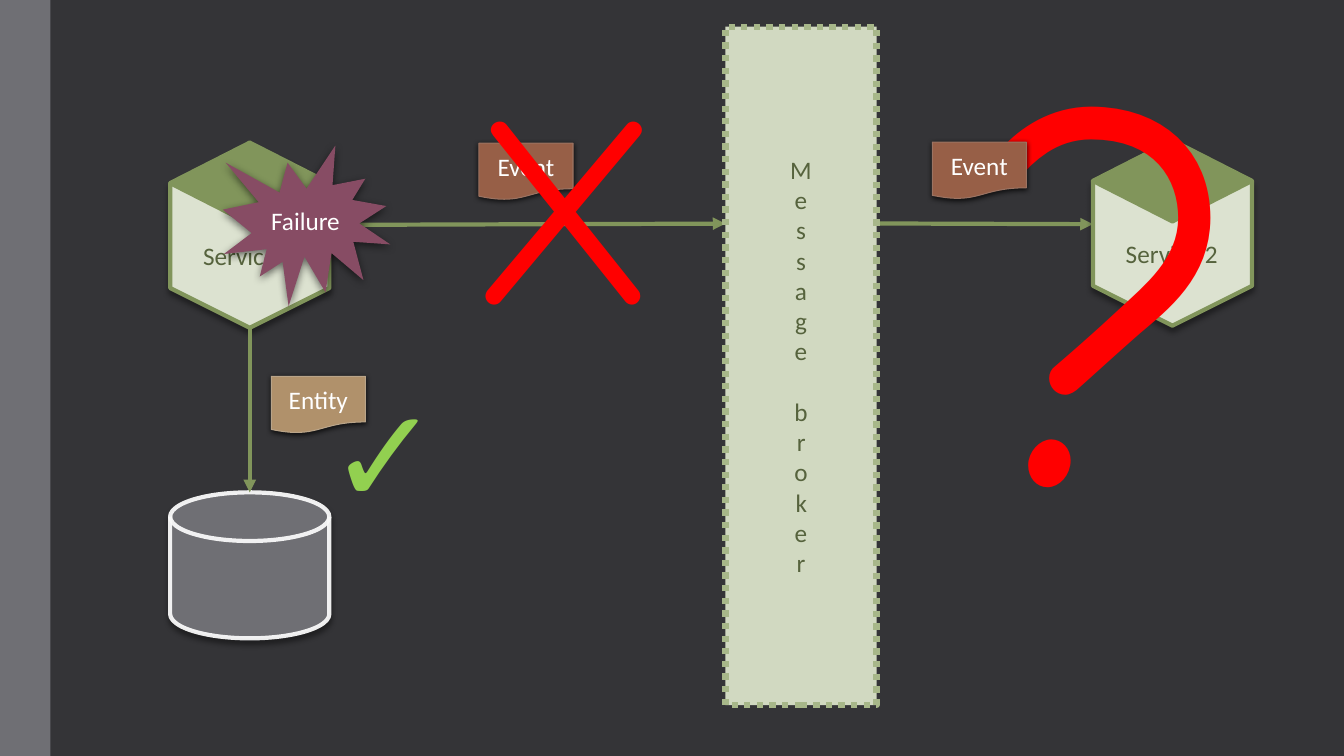
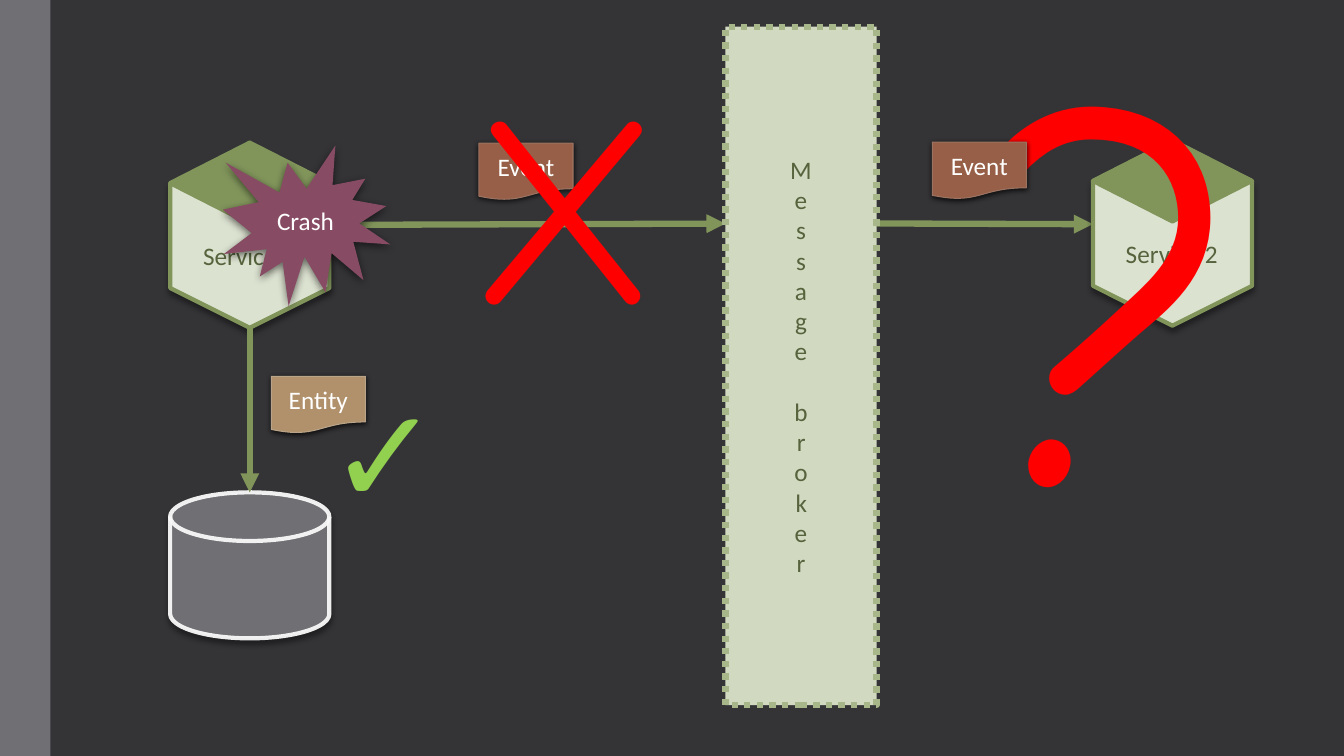
Before and after one commit to andrii-litvinov/event-driven-mongodb, a slide deck: slide 5 of t18-event-mongodb.pptx. Drawn at 1344x756 pixels with LibreOffice and Linux fonts; fonts in the diff are those of the drawing. Boxes give left, top, right and bottom in pixels: in the first picture for what was removed or moved away, otherwise in the second. Text is boxed around its words. In the diff, an @@ line names an element or a change of style, - is before the commit and + after.

```diff
--- a/t18-event-mongodb.pptx
+++ b/t18-event-mongodb.pptx
@@ text in irregular seal at (277, 212, 334, 230): text changed @@
-Failure
+Crash
@@ arrow (330, 225) - (726, 224): stroke #81955B 3 pt to #81955B 4.5 pt @@
@@ arrow (877, 224) - (1093, 224): stroke #81955B 3 pt to #81955B 4.5 pt @@
@@ arrow (250, 328) - (250, 492): stroke #81955B 3 pt to #81955B 4.5 pt @@
```
Also in this commit, not shown: 3 other slides changed, 1 slide added.
